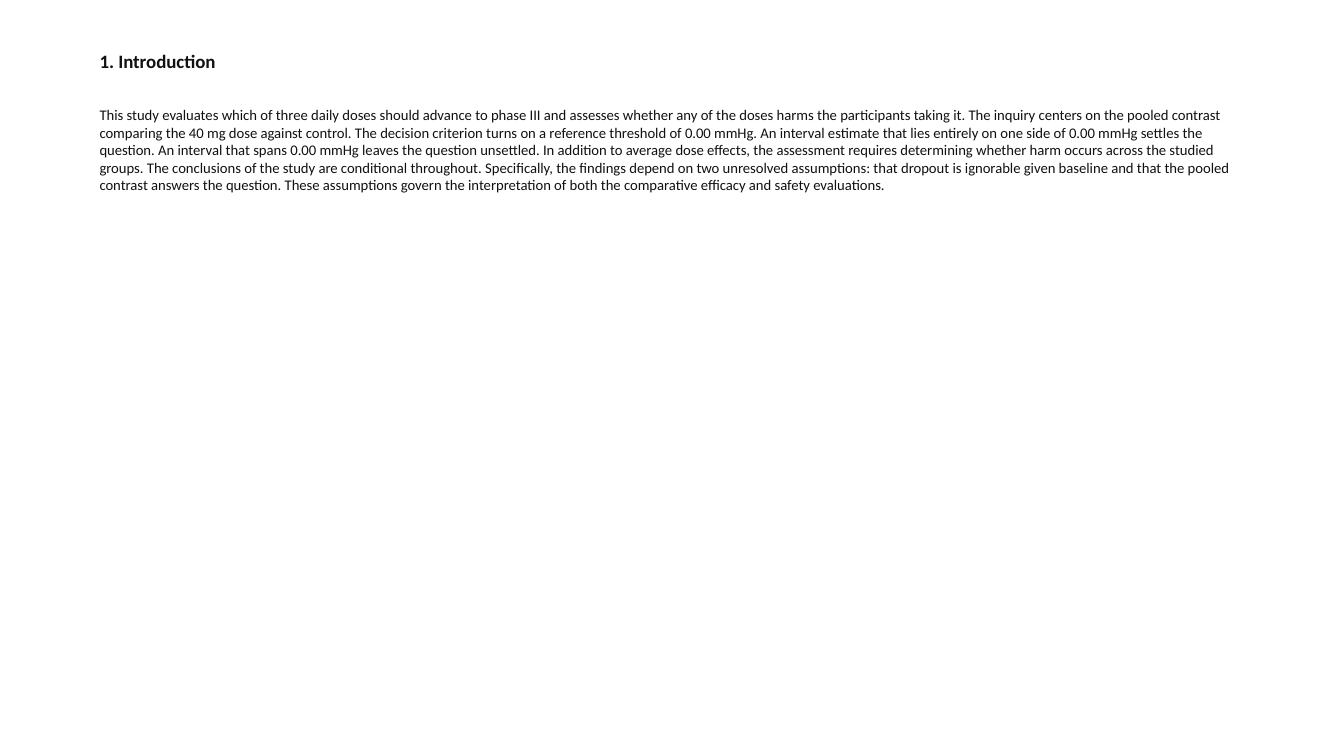
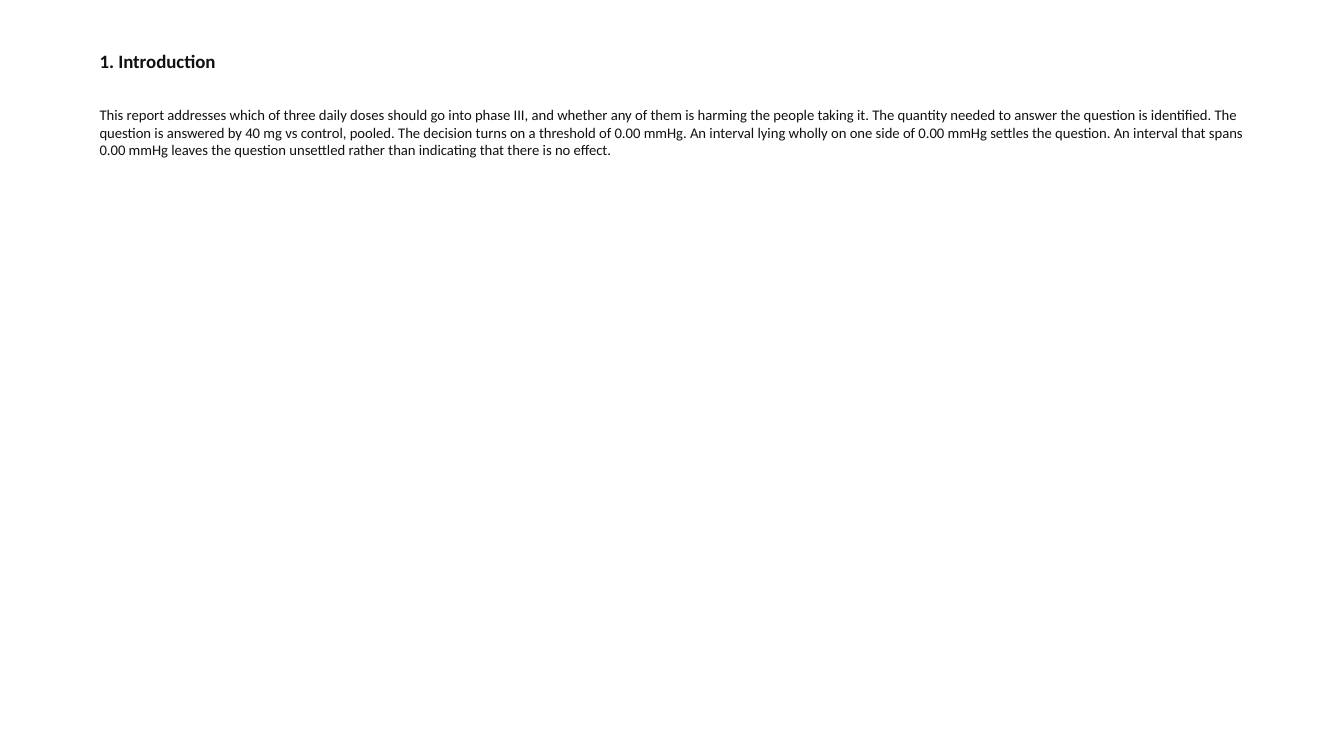
Before and after one commit to redam94/axiom, a slide deck: slide 3 of packages/axiom-dossier/examples/out/hyper3-full.pptx. Drawn at 1344x756 pixels with LibreOffice and Linux fonts; fonts in the diff are those of the drawing. Boxes give left, top, right and bottom in pixels: in the first picture for what was removed or moved away, otherwise in the second. Text is boxed around its words. In the diff, an @@ line names an element or a change of style, - is before the commit and + after.

```diff
--- a/packages/axiom-dossier/examples/out/hyper3-full.pptx
+++ b/packages/axiom-dossier/examples/out/hyper3-full.pptx
@@ text at box(100, 109, 1243, 158): text changed @@
-This study evaluates which of three daily doses should advance to phase III and assesses whether any of the doses harms the participants taking it. The inquiry centers on the pooled contrast comparing the 40 mg dose against control. The decision criterion turns on a reference threshold of 0.00 mmHg. An interval estimate that lies entirely on one side of 0.00 mmHg settles the question. An interval that spans 0.00 mmHg leaves the question unsettled. In addition to average dose effects, the assessment requires determining whether harm occurs across the studied groups. The conclusions of the study are conditional throughout. Specifically, the findings depend on two unresolved assumptions: that dropout is ignorable given baseline and that the pooled contrast answers the question. These assumptions govern the interpretation of both the comparative efficacy and safety evaluations.
+This report addresses which of three daily doses should go into phase III, and whether any of them is harming the people taking it. The quantity needed to answer the question is identified. The question is answered by 40 mg vs control, pooled. The decision turns on a threshold of 0.00 mmHg. An interval lying wholly on one side of 0.00 mmHg settles the question. An interval that spans 0.00 mmHg leaves the question unsettled rather than indicating that there is no effect.
```
Also in this commit, not shown: 10 other slides changed, 4 slides added, 43 other files.
